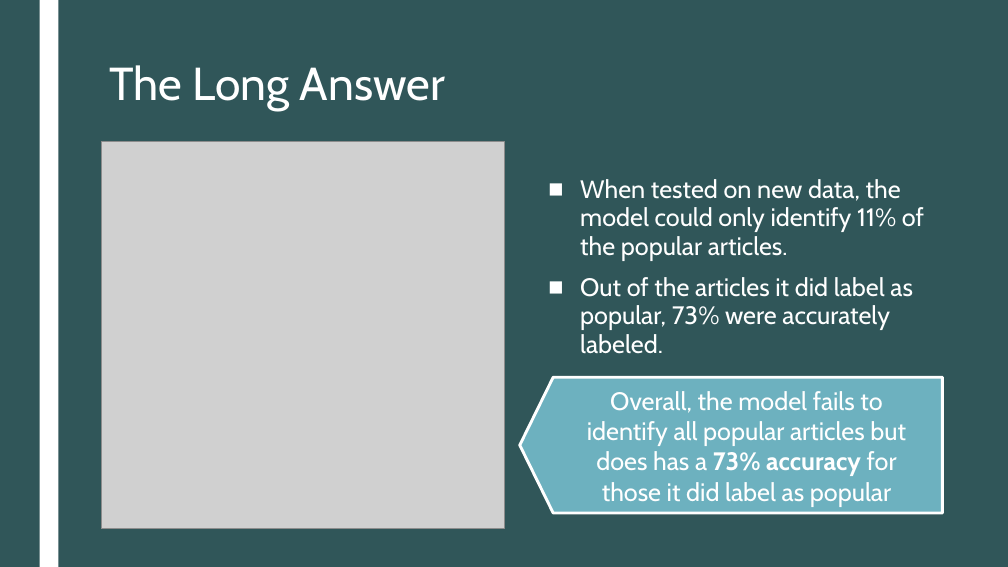
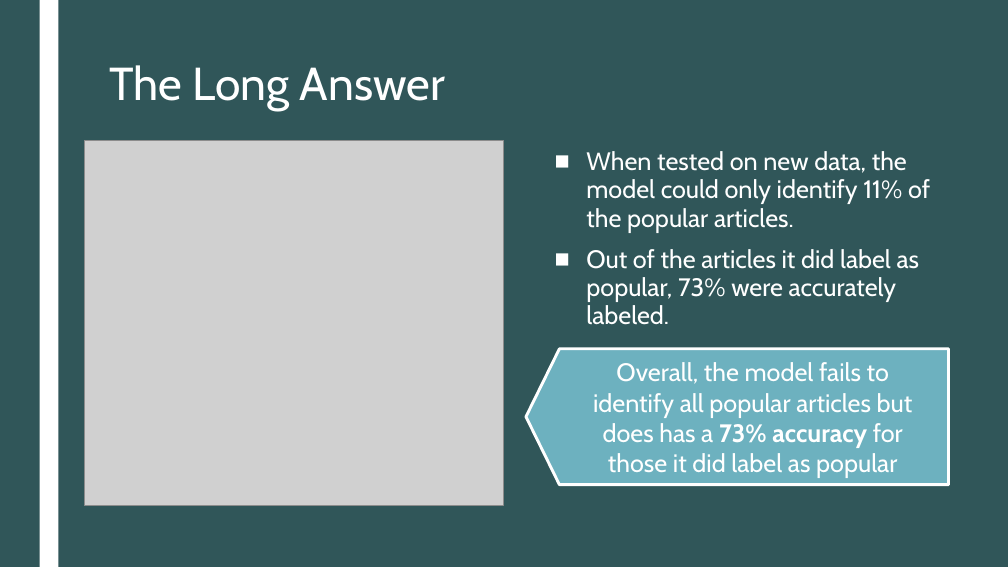
Before and after one commit to taracrutchfield/CapstoneTwo_ArticleShares, a slide deck: slide 13 of Capstone II Slide Deck PPT.pptx. Drawn at 1008x567 pixels with LibreOffice and Linux fonts; fonts in the diff are those of the drawing; grey boxes stand for pictures. Boxes give left, top, right and bottom in pixels: in the first picture for what was removed or moved away, otherwise in the second. Text is boxed around its words. In the diff, an @@ line names an element or a change of style, - is before the commit and + after.

```diff
--- a/Capstone II Slide Deck PPT.pptx
+++ b/Capstone II Slide Deck PPT.pptx
@@ picture: place and size @@
-picture at box(101, 141, 504, 529)
+picture at box(84, 141, 503, 506)
@@ 2 texts, 1 pentagon arrow: place and size @@
-2 texts, 1 pentagon arrow at box(520, 179, 943, 513)
+2 texts, 1 pentagon arrow at box(526, 151, 949, 485)
```
Also in this commit, not shown: 1 other slide changed, 4 other files.
